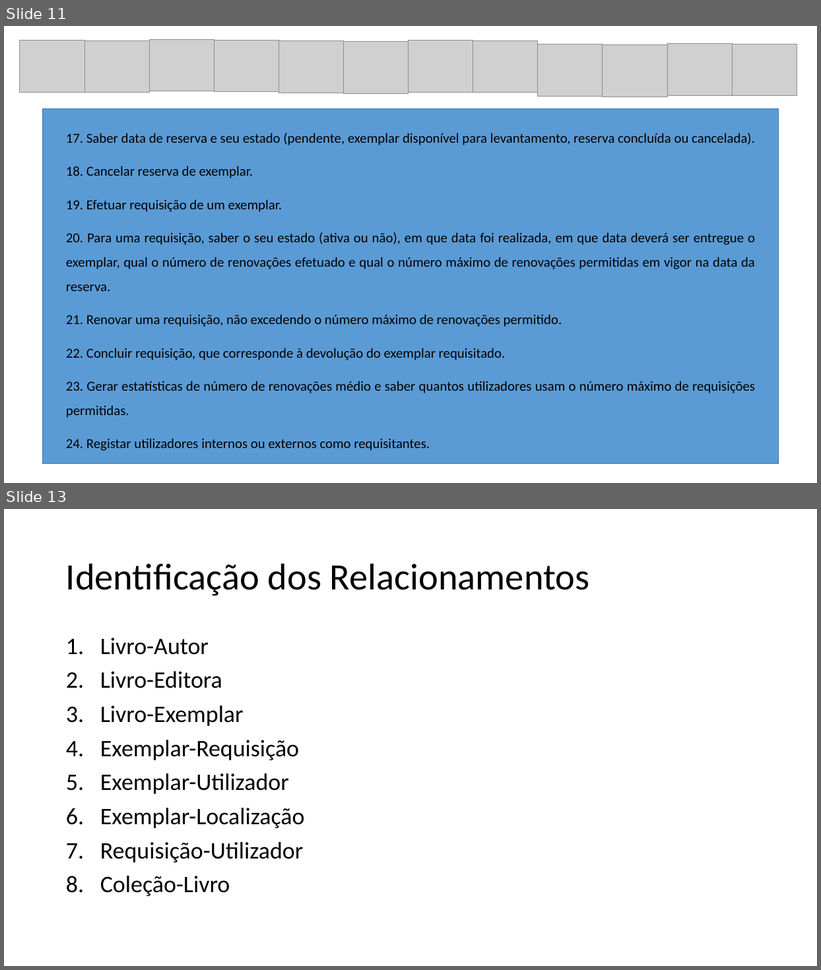
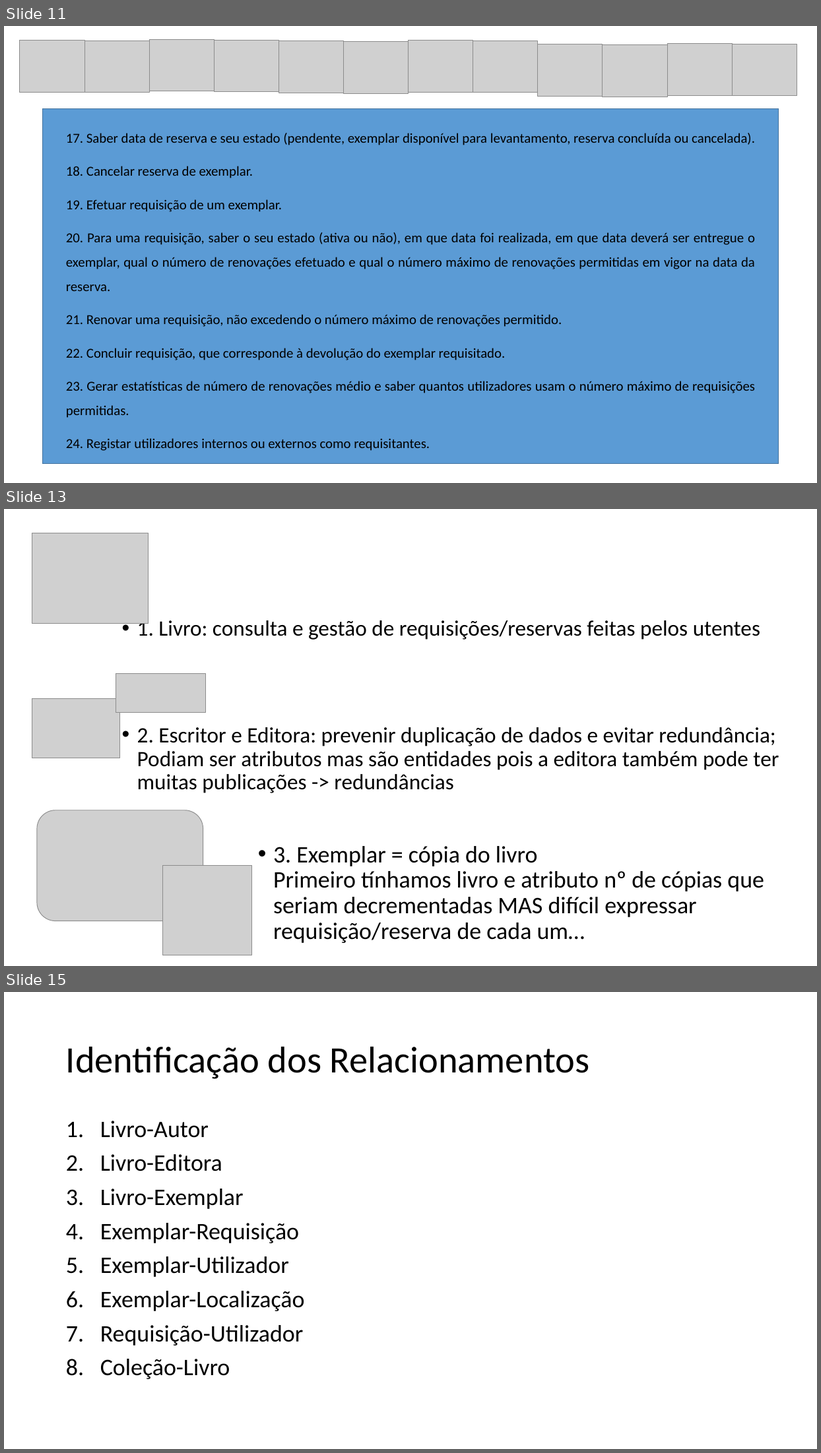
Before and after one commit to b-p3r/BD-1516, a slide deck: begininPP.pptx. Shown one above the other, each under a label of ours: slides 11 and 13 before the commit, slides 11, 13 and 15 after it; the slides between them are not shown. The pictures are 821x970 and 821x1453 pixels, drawn with LibreOffice and Linux fonts; fonts in the diff are those of the drawing; grey boxes stand for pictures. Boxes give left, top, right and bottom in pixels: in the first picture for what was removed or moved away, otherwise in the second. Text is boxed around its words. In the diff, an @@ line names an element or a change of style, - is before the commit and + after.

```diff
--- a/begininPP.pptx
+++ b/begininPP.pptx
@@ slide 13 added at (4, 509, 817, 966), background #FFFFFF @@
@@ picture added at (32, 533, 148, 624) @@
@@ text added at (137, 618, 760, 640), 25.9 pt, text #000000 @@
+• 1. Livro: consulta e gestão de requisições/reservas feitas pelos utentes
@@ picture added at (116, 674, 206, 712) @@
@@ picture added at (32, 698, 120, 758) @@
@@ text added at (137, 727, 779, 793), 25.9 pt, text #000000 @@
+• 2. Escritor e Editora: prevenir duplicação de dados e evitar redundância;
+  Podiam ser atributos mas são entidades pois a editora também pode ter muitas publicações -> redundâncias
@@ picture added at (37, 811, 203, 921) @@
@@ text added at (273, 846, 764, 943), 28 pt, text #000000 @@
+• 3. Exemplar = cópia do livro
+  Primeiro tínhamos livro e atributo nº de cópias que seriam decrementadas MAS difícil expressar requisição/reserva de cada um…
@@ picture added at (162, 866, 252, 956) @@
@@ what was slide 13 is now slide 15 @@
```
Also in this commit, not shown: 1 slide changed, 3 other slides added.
